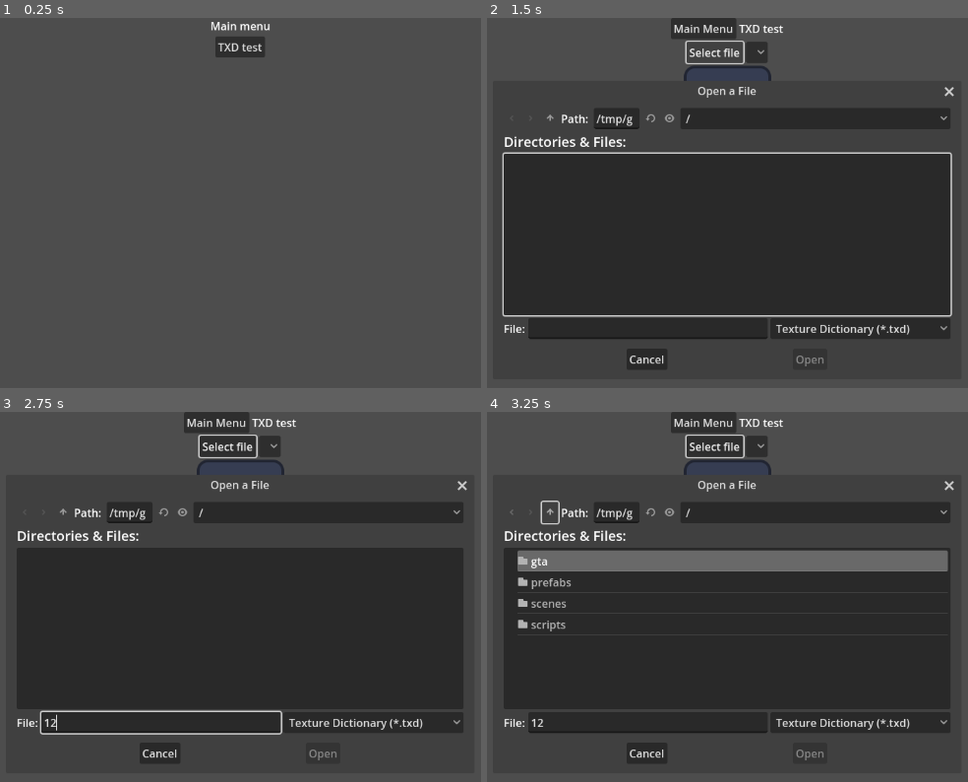
Above: before the commit, frames 1-4 (two rows, left to right).
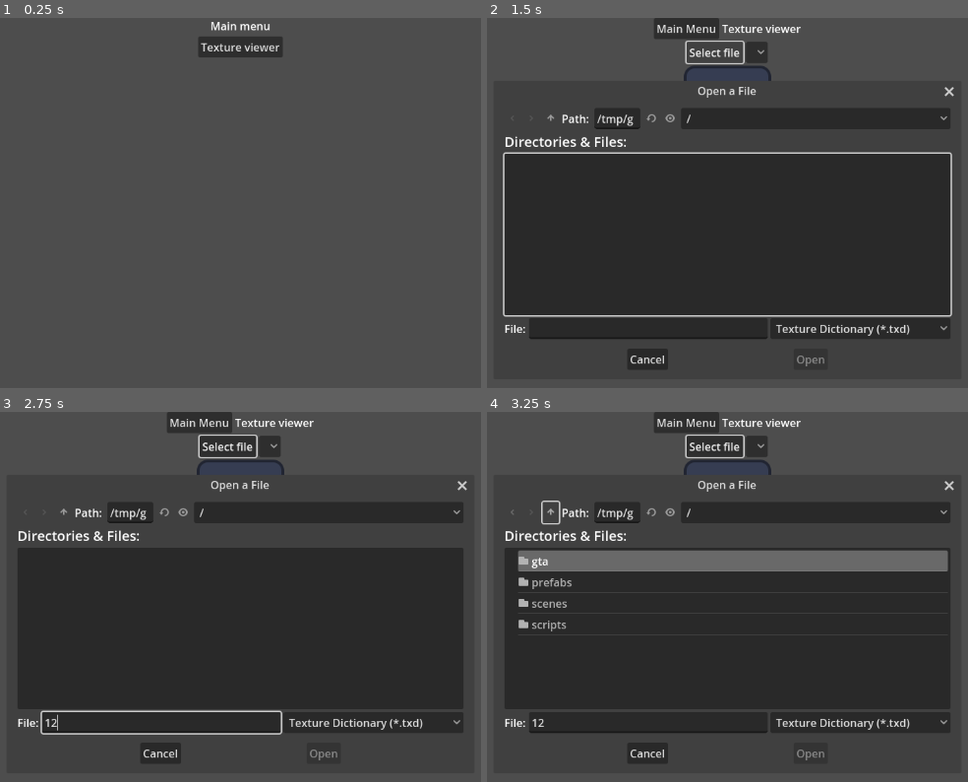
Above: after the commit, the same moments.

Repository: FOSS-Supremacy/OpenLiberty
Game: Godot game, scene res://startup.tscn
The game is run twice, just before and just after one commit, with the same random seed, the same clock (stepped at 60 frames per second) and the same inputs. The engine's default icon, where the game draws it, is replaced by a stand-in: a white triangle on a blue panel in a dark square.
Inputs (mouse positions are in pixels of both pictures, inside the frame that each line leads up to):
- Up to frame 1 (0.25 s): no input
- Up to frame 2 (1.5 s): click "TXD test" (after the commit: "Texture viewer") at 0.5 s; click "Select file" at 1.25 s
- Up to frame 3 (2.75 s): click (158, 722) at 2.02 s; type "12" at 2.1 s
- Up to frame 4 (3.25 s): click (549, 511) at 2.75 s

The runs differ from the first frame. In frame 1, 0.5% of the frame differs, in the area x 41-59%, y 5-11%; in frame 2, 1.7%; in frame 3, 1.5%; in frame 4, 1.8%, in the area x 3-71%, y 0-95%.

Commit message:
TXD test -> Texture viewer

Diff:
--- a/scenes/main_menu/main_menu.tscn
+++ b/scenes/main_menu/main_menu.tscn
@@ -12,6 +12,7 @@
 script = ExtResource("1_o874y")
 
 [node name="VBoxContainer" type="VBoxContainer" parent="."]
+layout_mode = 1
 anchors_preset = 15
 anchor_right = 1.0
 anchor_bottom = 1.0
@@ -19,6 +20,7 @@
 grow_vertical = 2
 
 [node name="Label" type="Label" parent="VBoxContainer"]
+layout_mode = 2
 offset_left = 532.0
 offset_right = 620.0
 offset_bottom = 26.0
@@ -28,11 +30,12 @@
 text = "Main menu"
 
 [node name="Button" type="Button" parent="VBoxContainer"]
-offset_left = 539.0
+layout_mode = 2
+offset_left = 514.0
 offset_top = 30.0
-offset_right = 612.0
+offset_right = 638.0
 offset_bottom = 61.0
 size_flags_horizontal = 4
-text = "TXD test"
+text = "Texture viewer"
 
 [connection signal="pressed" from="VBoxContainer/Button" to="." method="_ld_txd_test"]
--- a/scenes/txd/txd.tscn
+++ b/scenes/txd/txd.tscn
@@ -29,17 +29,17 @@
 
 [node name="to_menu" parent="VBoxContainer/top_bar" instance=ExtResource("1_xoe8g")]
 layout_mode = 2
-offset_left = 493.0
-offset_right = 589.0
+offset_left = 468.0
+offset_right = 564.0
 offset_bottom = 31.0
 
 [node name="Label" type="Label" parent="VBoxContainer/top_bar"]
 layout_mode = 2
-offset_left = 593.0
+offset_left = 568.0
 offset_top = 2.0
-offset_right = 658.0
+offset_right = 684.0
 offset_bottom = 28.0
-text = "TXD test"
+text = "Texture viewer"
 
 [node name="HBoxContainer" type="HBoxContainer" parent="VBoxContainer"]
 layout_mode = 2
